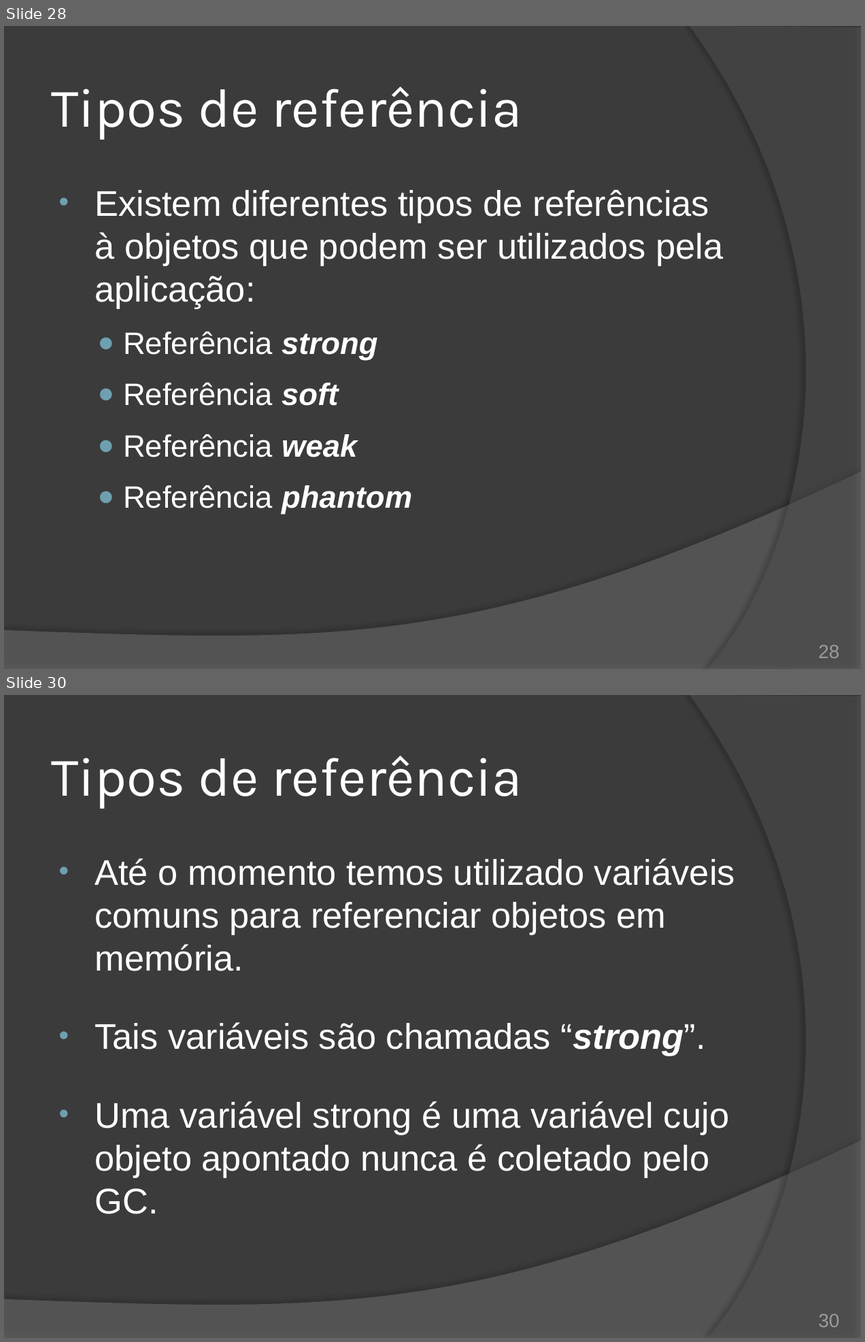
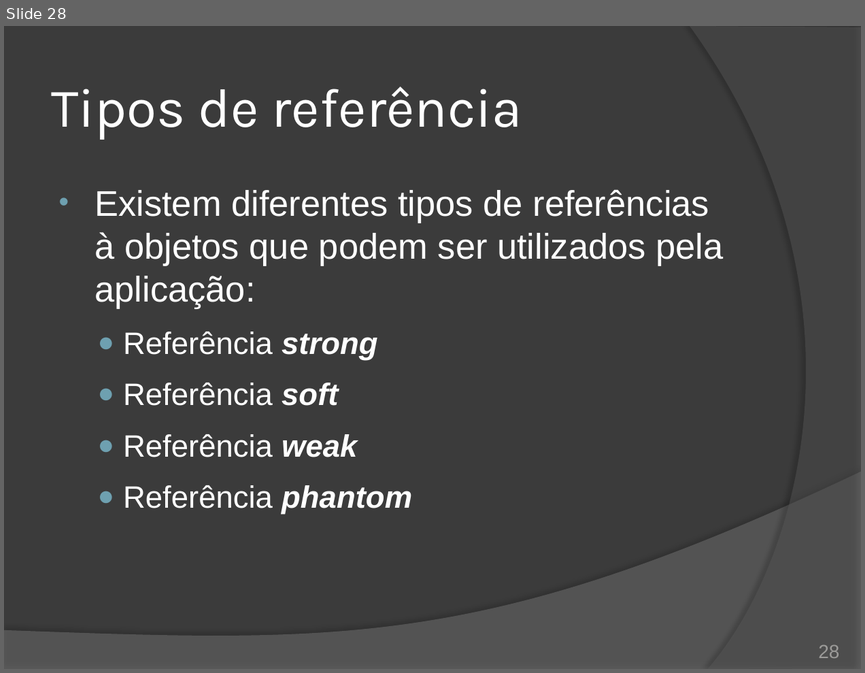
Before and after one commit to duchesqui/slzvieira-training, a slide deck: 2-Java-Programmer-Modulo-II/11.Capitulo05.pptx. Shown one above the other, each under a label of ours: slides 28 and 30 before the commit, slide 28 after it; the slides between them are not shown. The pictures are 865x1342 and 865x673 pixels, drawn with LibreOffice and Linux fonts; fonts in the diff are those of the drawing. Boxes give left, top, right and bottom in pixels: in the first picture for what was removed or moved away, otherwise in the second. Text is boxed around its words. In the diff, an @@ line names an element or a change of style, - is before the commit and + after.

```diff
--- a/2-Java-Programmer-Modulo-II/11.Capitulo05.pptx
+++ b/2-Java-Programmer-Modulo-II/11.Capitulo05.pptx
@@ slide 30 removed at bbox=[4, 695, 861, 1338], background #3B3B3B; not listed: 2 template elements that a slide beside it also shows @@
@@ title removed at bbox=[51, 756, 522, 809] @@
-Tipos de referência
@@ text removed at bbox=[94, 858, 735, 1214] @@
-• Até o momento temos utilizado variáveis comuns para referenciar objetos em memória.
-• Tais variáveis são chamadas “strong”.
-• Uma variável strong é uma variável cujo objeto apontado nunca é coletado pelo GC.
@@ page number removed at bbox=[818, 1314, 839, 1327] @@
-30
```
Also in this commit, not shown: 1 slide changed, 4 slides added, 2 other files.
